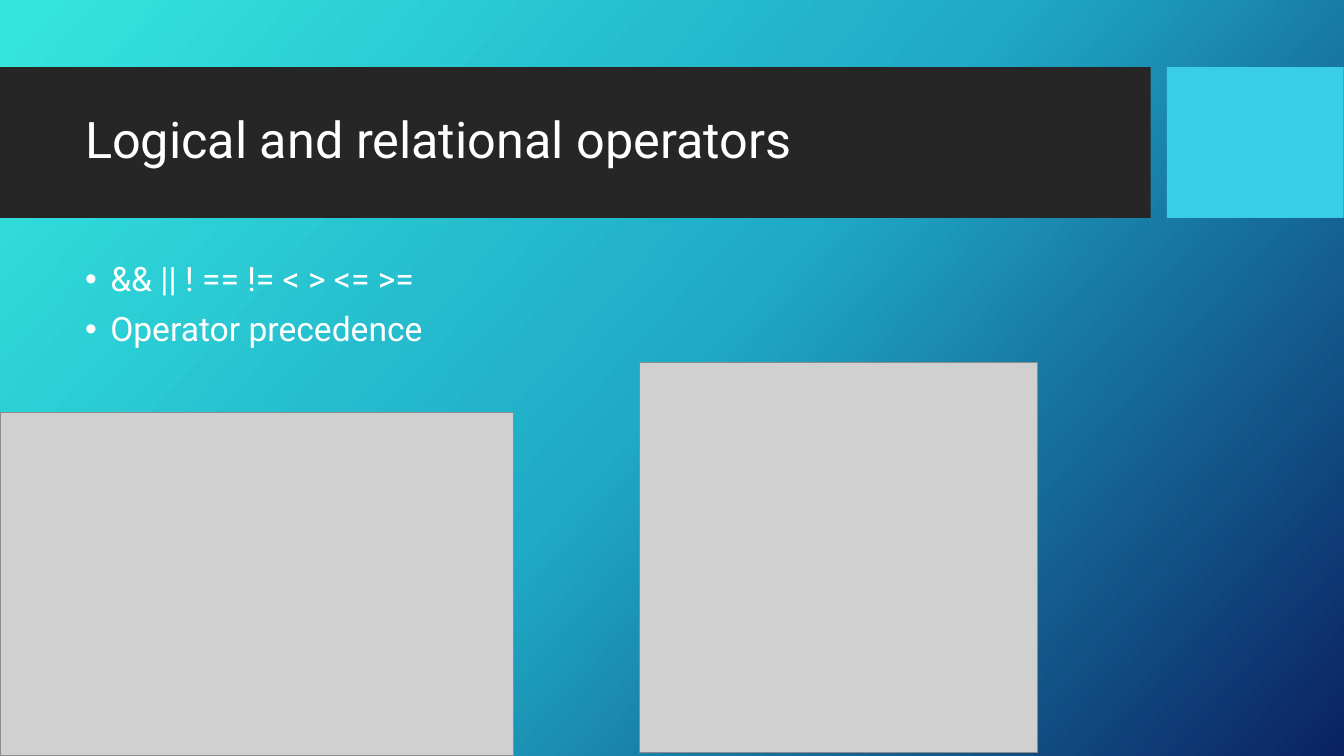
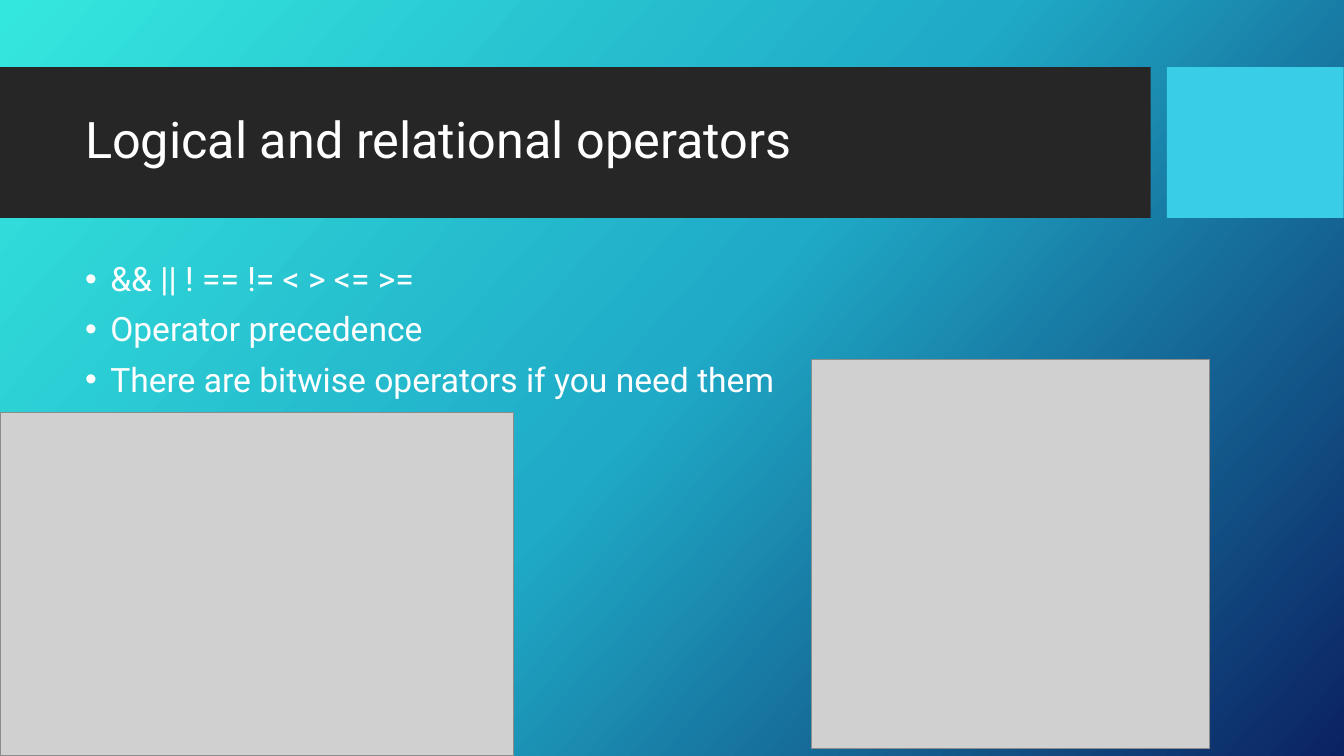
Before and after one commit to GDSC-ADEK/dart-flutter-course, a slide deck: slide 11 of week2/week2_slideshow.pptx. Drawn at 1344x756 pixels with LibreOffice and Linux fonts; fonts in the diff are those of the drawing; grey boxes stand for pictures; background and template pictures are left out. Boxes give left, top, right and bottom in pixels: in the first picture for what was removed or moved away, otherwise in the second. Text is boxed around its words. In the diff, an @@ line names an element or a change of style, - is before the commit and + after.

```diff
--- a/week2/week2_slideshow.pptx
+++ b/week2/week2_slideshow.pptx
@@ picture: place and size @@
-picture at [640,363,1038,752]
+picture at [812,359,1210,748]
@@ text at [110,366,774,399]: paragraph added @@
+• There are bitwise operators if you need them
```
Also in this commit, not shown: 11 other slides changed, 1 slide added, 6 other files.
